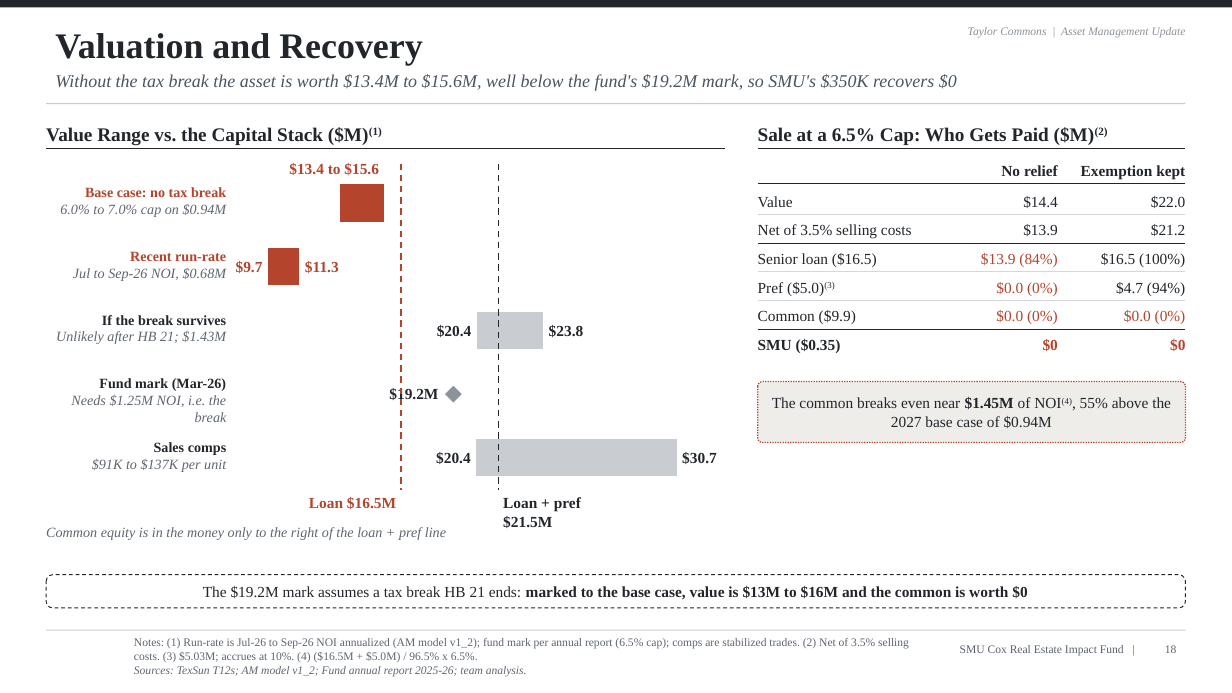
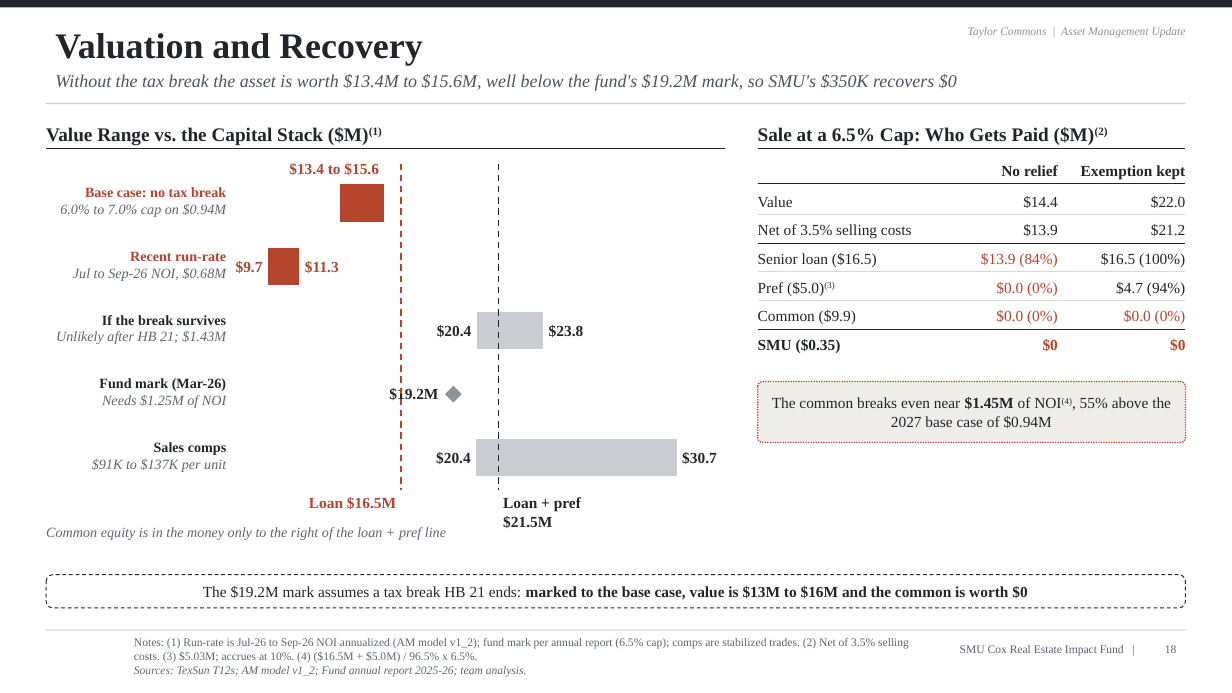
Before and after one commit to stephanabedi01-source/Skill-Builder-Twin-Star, a slide deck: slide 18 of TaylorCommons/_build/step_market.pptx. Drawn at 1232x693 pixels with LibreOffice and Linux fonts; fonts in the diff are those of the drawing; background and template pictures are left out. Boxes give left, top, right and bottom in pixels: in the first picture for what was removed or moved away, otherwise in the second. Text is boxed around its words. In the diff, an @@ line names an element or a change of style, - is before the commit and + after.

```diff
--- a/TaylorCommons/_build/step_market.pptx
+++ b/TaylorCommons/_build/step_market.pptx
@@ text at [102,395,226,408]: text changed @@
-Needs $1.25M NOI, i.e. the break
+Needs $1.25M of NOI
```
Also in this commit, not shown: 2 other slides changed, 16 other files.
